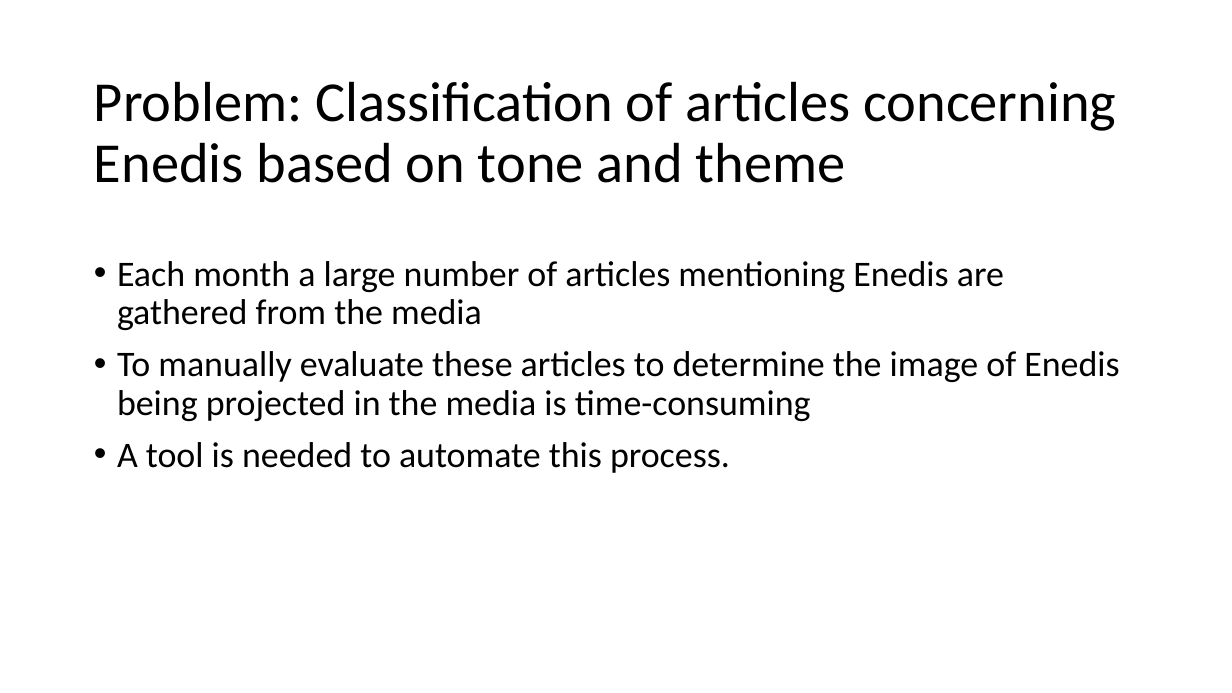
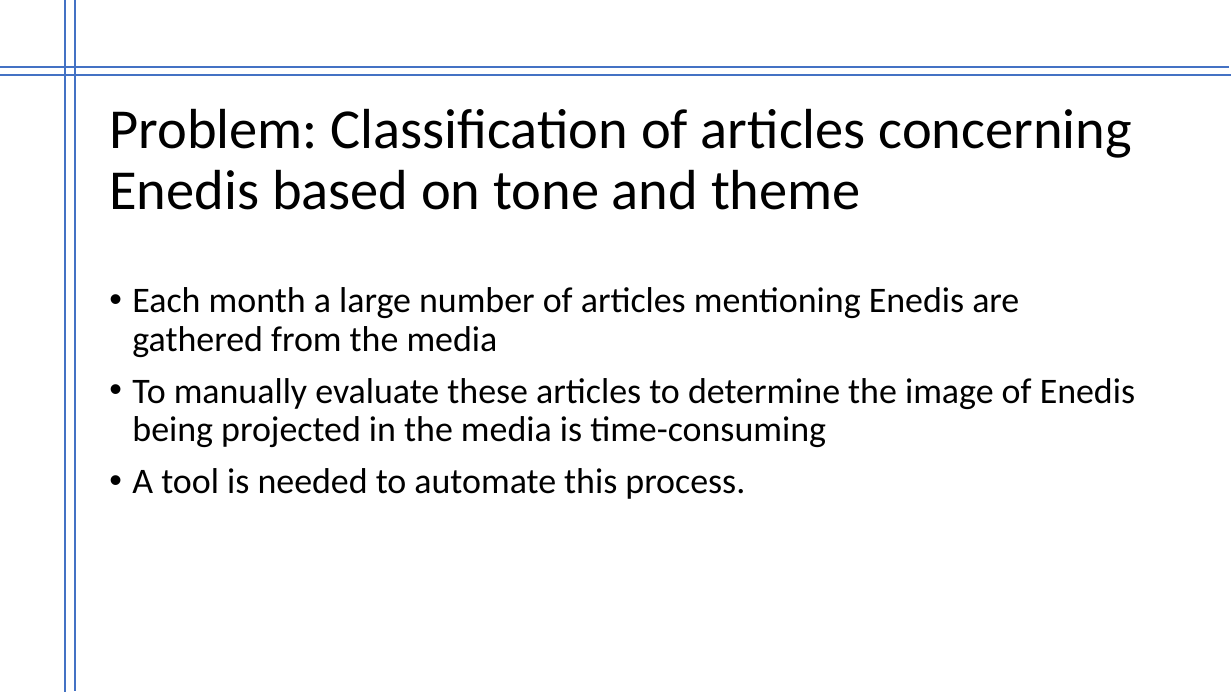
Before and after one commit to mevonuk/aihack, a slide deck: slide 2 of aihack.pptx. Drawn at 1232x693 pixels with LibreOffice and Linux fonts; fonts in the diff are those of the drawing. Boxes give left, top, right and bottom in pixels: in the first picture for what was removed or moved away, otherwise in the second. Text is boxed around its words. In the diff, an @@ line names an element or a change of style, - is before the commit and + after.

```diff
--- a/aihack.pptx
+++ b/aihack.pptx
@@ line added from (65, 0) to (65, 692), #4472C4 1.5 pt @@
@@ line added from (75, 0) to (75, 691), #4472C4 1.5 pt @@
@@ line added from (0, 76) to (1231, 76), #4472C4 1.5 pt @@
@@ line added from (0, 67) to (1229, 67), #4472C4 1.5 pt @@
@@ title "Problem: Classification of articles concerning ...": place and size @@
-title "Problem: Classification of articles concerning ..." at [94,81,1116,183]
+title "Problem: Classification of articles concerning ..." at [109,108,1132,210]
@@ text "Each month a large number ...": place and size @@
-text "Each month a large number ..." at [117,261,1119,473]
+text "Each month a large number ..." at [132,287,1135,499]
```
Also in this commit, not shown: 4 other slides changed, 3 slides added, 3 slides removed.
